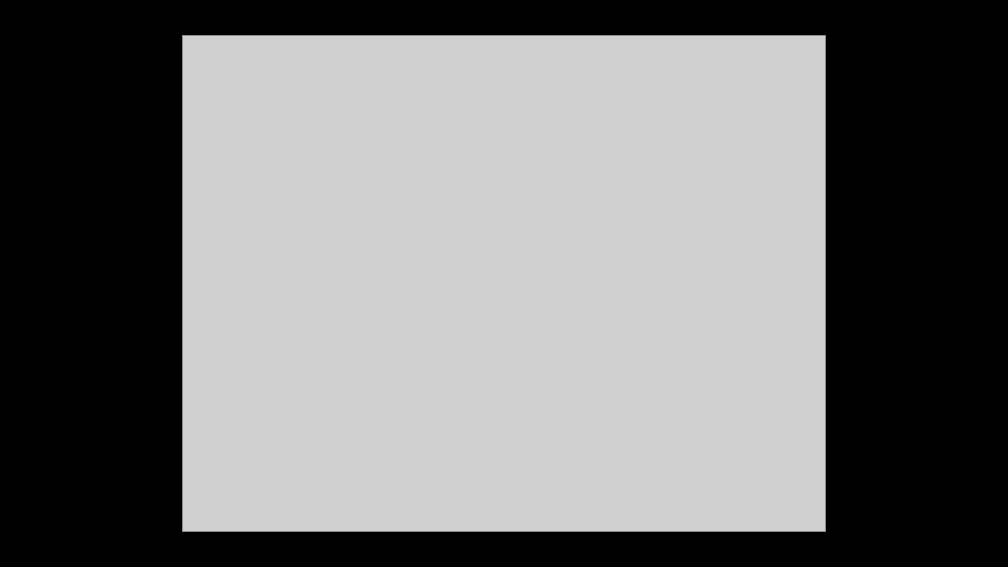
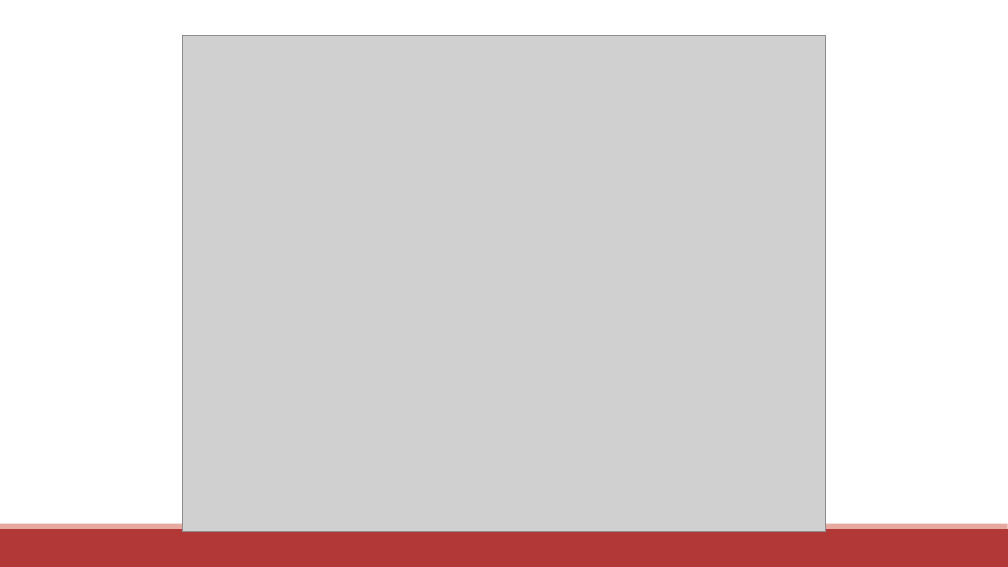
Before and after one commit to communitymaplab/geog4300_datascience, a slide deck: slide 10 of in_class_slides/geog4300_L10-Point pattern analysis and MAUP.pptx (slide 9 before the commit). Drawn at 1008x567 pixels with LibreOffice and Linux fonts; fonts in the diff are those of the drawing; grey boxes stand for pictures; background and template pictures are left out. Boxes give left, top, right and bottom in pixels: in the first picture for what was removed or moved away, otherwise in the second. Text is boxed around its words. In the diff, an @@ line names an element or a change of style, - is before the commit and + after.

```diff
--- a/in_class_slides/geog4300_L10-Point pattern analysis and MAUP.pptx
+++ b/in_class_slides/geog4300_L10-Point pattern analysis and MAUP.pptx
@@ background picture (left out) to #FFFFFF @@
@@ rectangle added at bbox=[0, 529, 1008, 567], fill #B23838 @@
@@ rectangle added at bbox=[0, 524, 1008, 529], fill #E5A99F @@
```
Also in this commit, not shown: 8 other slides changed, 1 slide added, 4 slides removed, 2 other files.
